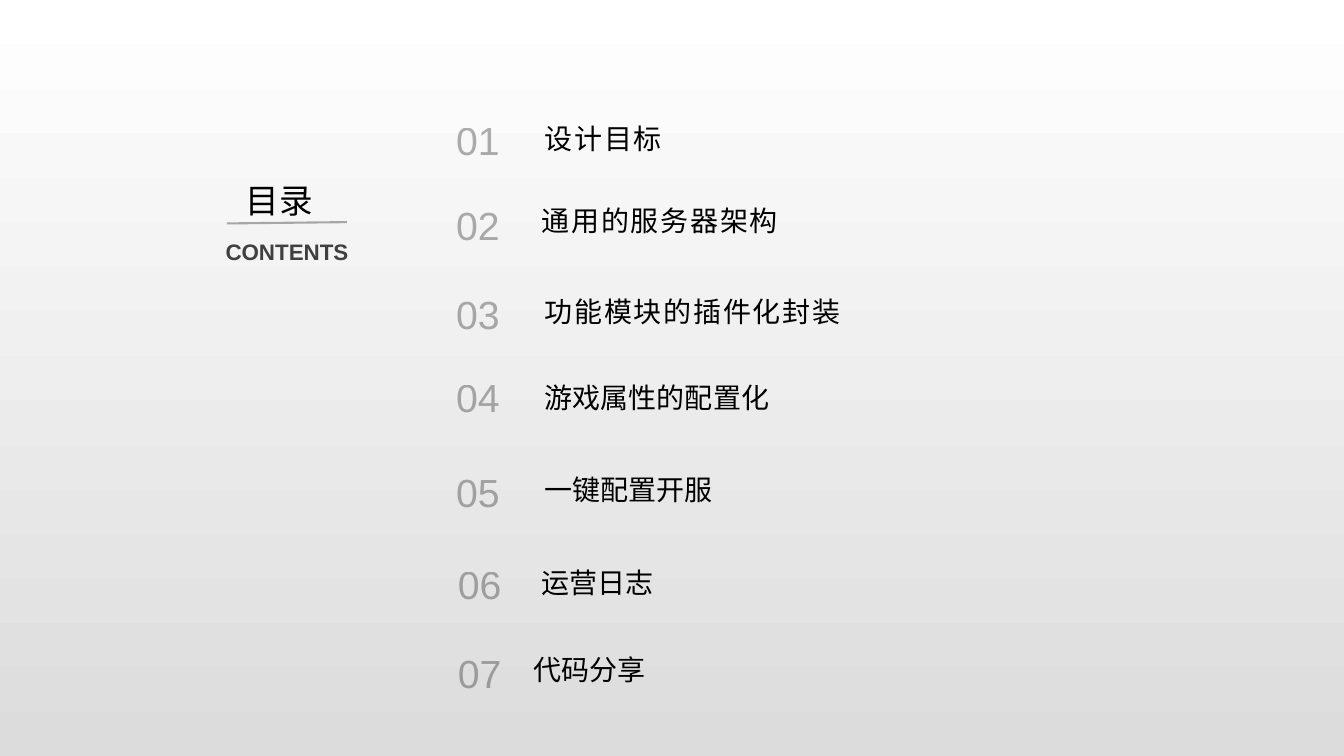
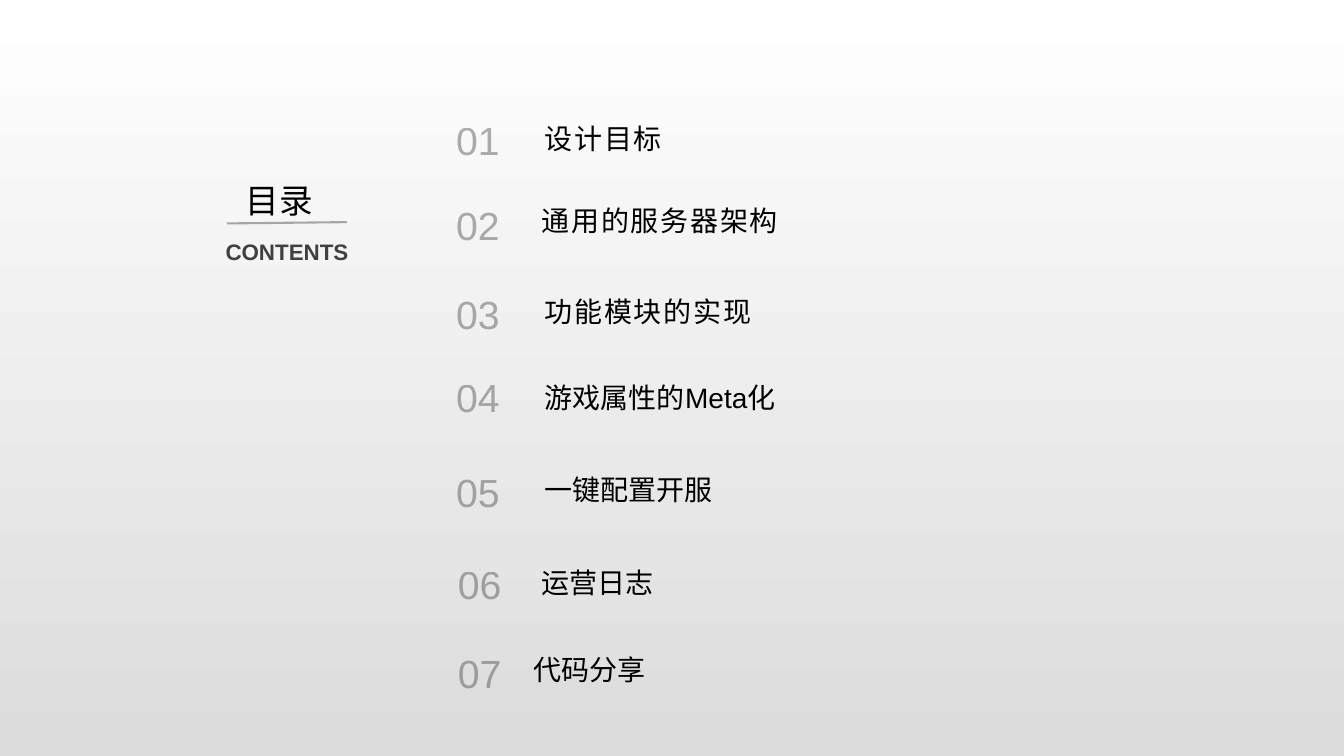
Before and after one commit to lori227/KFrame, a slide deck: slide 4 of _doc/KFrame.pptx. Drawn at 1344x756 pixels with LibreOffice and Linux fonts; fonts in the diff are those of the drawing. Boxes give left, top, right and bottom in pixels: in the first picture for what was removed or moved away, otherwise in the second. Text is boxed around its words. In the diff, an @@ line names an element or a change of style, - is before the commit and + after.

```diff
--- a/_doc/KFrame.pptx
+++ b/_doc/KFrame.pptx
@@ text at [545, 298, 751, 325]: text changed @@
-功能模块的插件化封装
+功能模块的实现
@@ text at [545, 384, 776, 411]: text changed @@
-游戏属性的配置化
+游戏属性的Meta化
```
Also in this commit, not shown: 7 other slides changed, 6 slides added, 2 slides removed, 1 other file.
